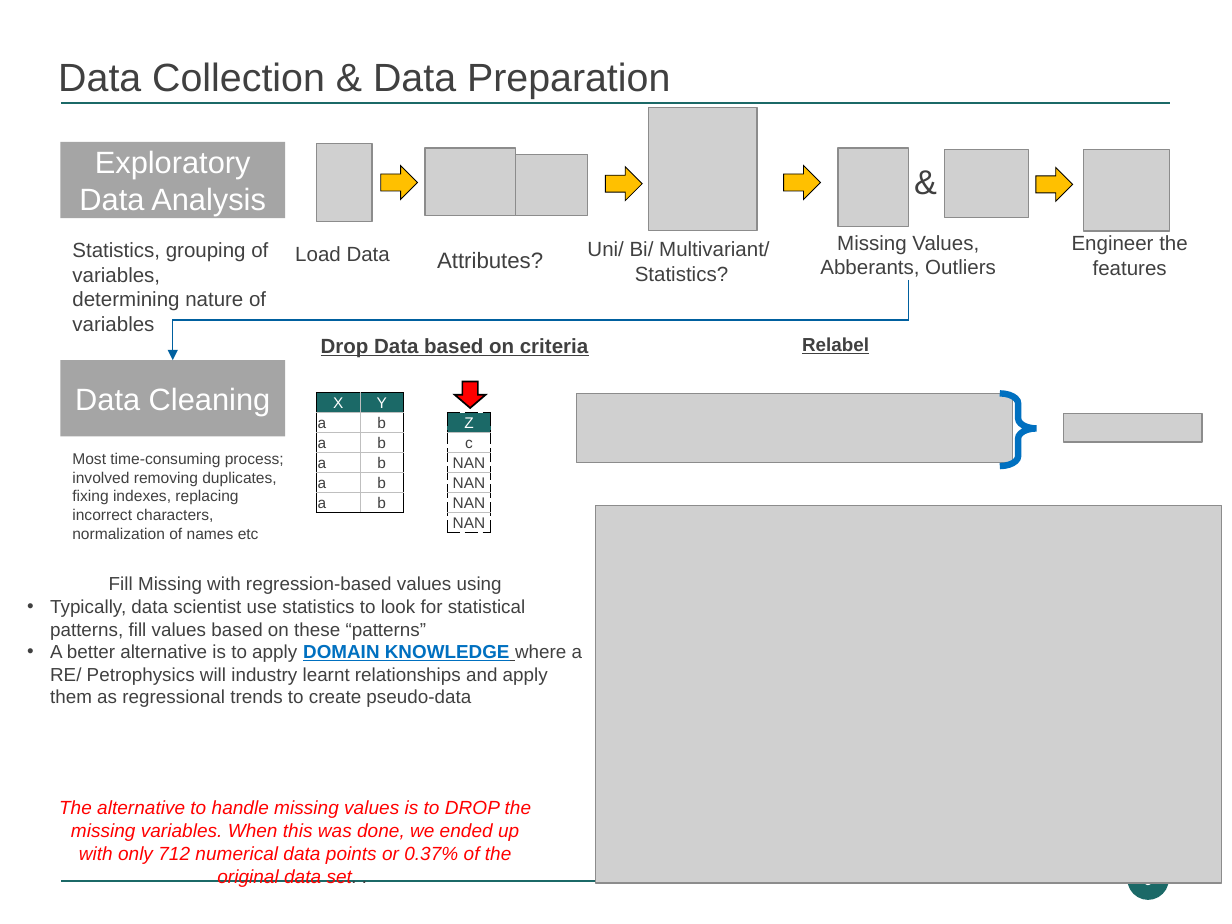
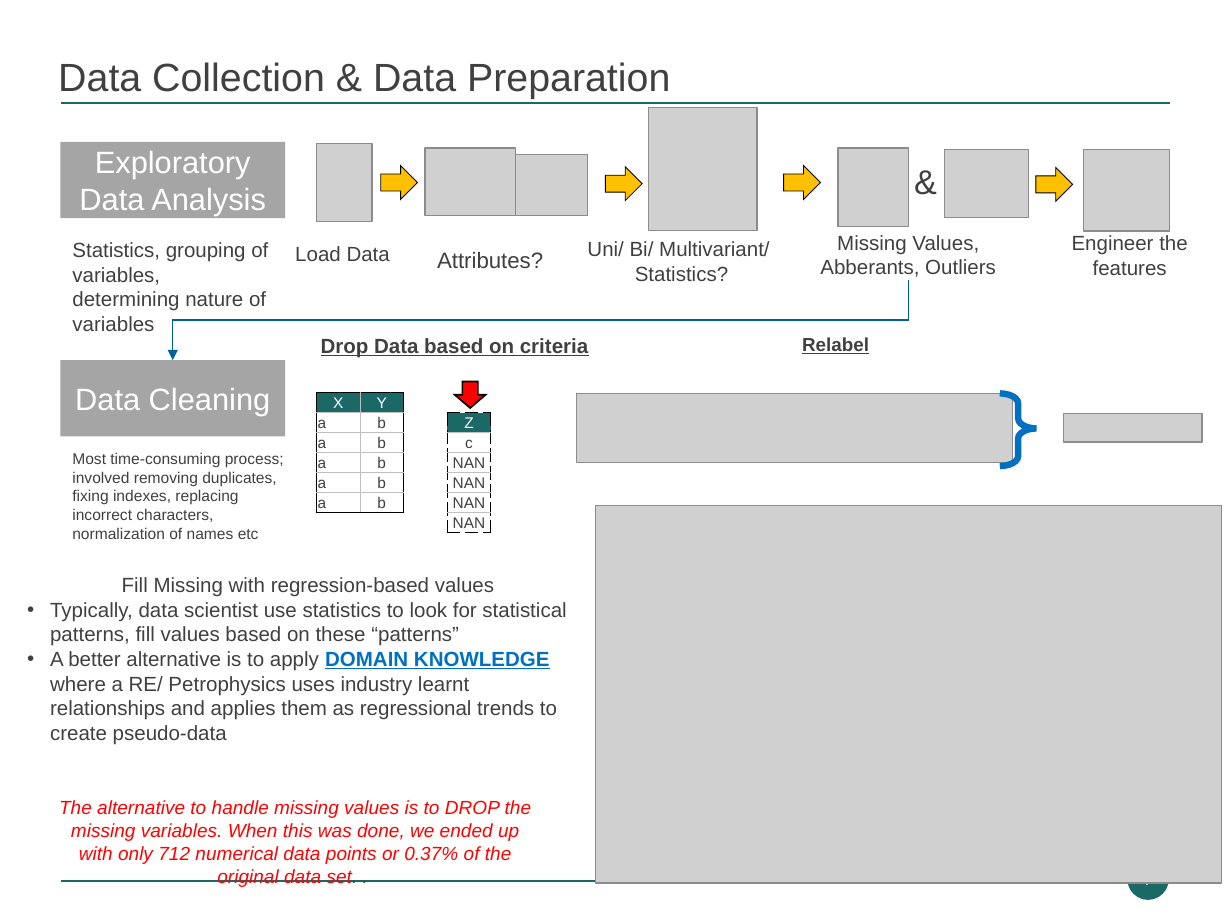
Before and after one commit to munishkumar-gh/munishkumar-gh.github.io, a slide deck: slide 7 of SPE_Paper/Prediction of Recovery Factor using Machine Learning Methods.pptx (slide 6 before the commit). Drawn at 1232x924 pixels with LibreOffice and Linux fonts; fonts in the diff are those of the drawing; grey boxes stand for pictures; background and template pictures are left out. Boxes give left, top, right and bottom in pixels: in the first picture for what was removed or moved away, otherwise in the second. Text is boxed around its words. In the diff, an @@ line names an element or a change of style, - is before the commit and + after.

```diff
--- a/SPE_Paper/Prediction of Recovery Factor using Machine Learning Methods.pptx
+++ b/SPE_Paper/Prediction of Recovery Factor using Machine Learning Methods.pptx
@@ text at box(122, 577, 494, 597): text changed; size 11 to 12 pt @@
-Fill Missing with regression-based values using
+Fill Missing with regression-based values
@@ text at box(50, 602, 566, 646): size 11 to 12 pt in "Typically, data scientist use statistics to look ..." @@
@@ text at box(50, 651, 557, 745): text changed; size 11 to 12 pt @@
-• A better alternative is to apply DOMAIN KNOWLEDGE where a RE/ Petrophysics will industry learnt relationships and apply them as regressional trends to create pseudo-data
+• A better alternative is to apply DOMAIN KNOWLEDGE where a RE/ Petrophysics uses industry learnt relationships and applies them as regressional trends to create pseudo-data
@@ page number at box(1144, 882, 1153, 888): text changed @@
-6
+7
```
Also in this commit, not shown: 11 other slides changed, 5 slides added, 2 slides removed, 11 other files.
